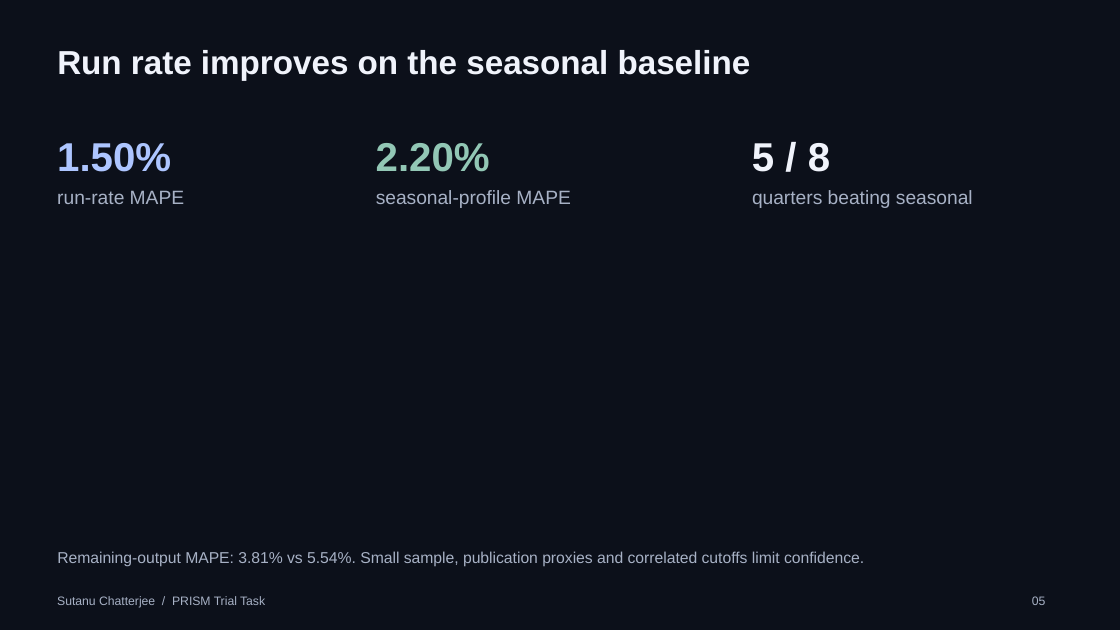
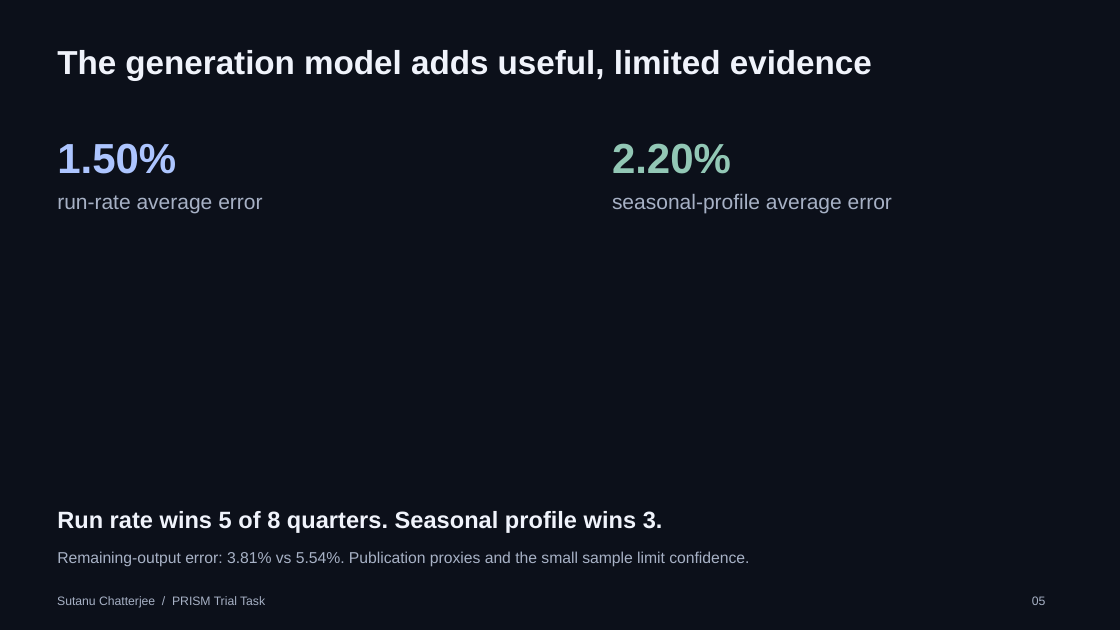
Before and after one commit to ronnismad/prism-ntpc-research-dashboard, a slide deck: slide 5 of submission/PRISM-NTPC-Trial-Project.pptx. Drawn at 1120x630 pixels with LibreOffice and Linux fonts; fonts in the diff are those of the drawing. Boxes give left, top, right and bottom in pixels: in the first picture for what was removed or moved away, otherwise in the second. Text is boxed around its words. In the diff, an @@ line names an element or a change of style, - is before the commit and + after.

```diff
--- a/submission/PRISM-NTPC-Trial-Project.pptx
+++ b/submission/PRISM-NTPC-Trial-Project.pptx
@@ text at (57,50,872,80): text changed @@
-Run rate improves on the seasonal baseline
+The generation model adds useful, limited evidence
@@ text "1.50%" at (57,143,176,174): size 34.5 to 36 pt @@
@@ text "2.20%" at (612,143,731,174): size 34.5 to 36 pt @@
@@ text "2.20%": place and size @@
-text "2.20%" at (376,143,490,172)
+text "2.20%" at (612,143,731,174)
@@ text removed at (752,143,830,172) @@
-5 / 8
@@ text at (57,195,262,214): text changed; size 16.5 to 18 pt @@
-run-rate MAPE
+run-rate average error
@@ text at (612,194,892,214): text changed; size 16.5 to 18 pt @@
-seasonal-profile MAPE
+seasonal-profile average error
@@ text at (57,511,663,533): text changed; size 16.5 to 20.2 pt; text colour #A7B1C5 to #F0F3FB; bold on @@
-quarters beating seasonal
+Run rate wins 5 of 8 quarters. Seasonal profile wins 3.
@@ text at (57,551,749,567): text changed @@
-Remaining-output MAPE: 3.81% vs 5.54%. Small sample, publication proxies and correlated cutoffs limit confidence.
+Remaining-output error: 3.81% vs 5.54%. Publication proxies and the small sample limit confidence.
```
Also in this commit, not shown: 3 other slides changed, 4 slides added, 8 slides removed, 3 other files.
